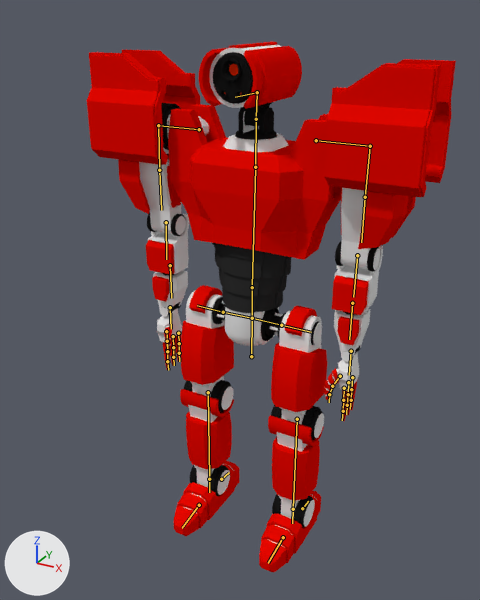
The Blender file Blender Model Source/strong_walk.blend: old version first, new version second.
The view is the same before and after, from a camera (50 mm lens) standing at (1.29, -2.39, 2.47) and looking at (-0.05, 0.06, 1.25). The axes (+X, +Y, +Z) are drawn at lower left. The lights are the same throughout. The bones that bend it are drawn over the model as lines.
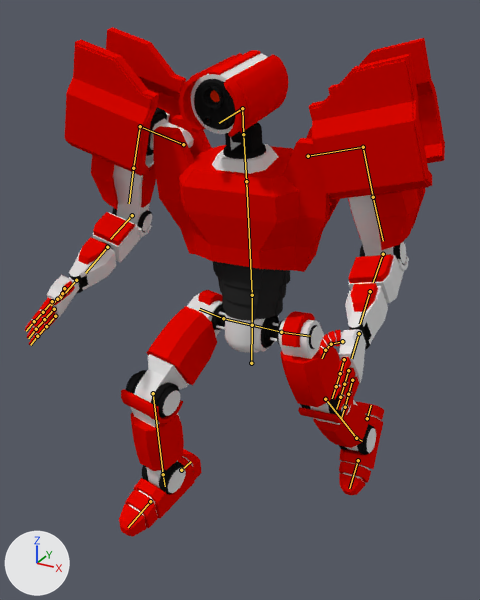
The newer file adds an action. The first version stands in its rest pose; the second is drawn at frame 14 of the action 'ArmatureAction'.

Location of each change, (x1, y1, x2, y2) in pixels of the pictures (480 x 600 px):
'Cylinder', posed (14% wider)
    before: (87, 42, 456, 573)
    after: (25, 27, 445, 537)
bone 'dick', root to tip
    before: (251, 356) to (252, 318)
    after: (251, 363) to (252, 325)
bone 'hip.l', root to tip
    before: (252, 318) to (281, 325)
    after: (252, 325) to (281, 332)
bone 'leg_tilt.l', root to tip
    before: (281, 325) to (311, 332)
    after: (281, 332) to (310, 336)
bone 'knee.l', root to tip
    before: (297, 419) to (293, 509)
    after: (325, 399) to (356, 438)
bone 'foot.l', root to tip
    before: (293, 509) to (292, 523)
    after: (356, 438) to (362, 441)
bone 'foot_1.l', root to tip
    before: (283, 537) to (268, 563)
    after: (358, 460) to (349, 488)
bone 'torso_4', root to tip
    before: (252, 287) to (255, 167)
    after: (252, 295) to (246, 181)
bone 'neck', root to tip
    before: (255, 167) to (256, 119)
    after: (246, 181) to (243, 134)
bone 'shoulder_raise.l', root to tip
    before: (316, 140) to (370, 146)
    after: (308, 156) to (363, 147)
bone 'elbow.l', root to tip
    before: (357, 255) to (353, 297)
    after: (383, 254) to (373, 282)
bone 'shoulder_raise.r', root to tip
    before: (199, 129) to (158, 125)
    after: (183, 144) to (140, 126)
bone 'elbow.r', root to tip
    before: (166, 222) to (166, 259)
    after: (132, 215) to (110, 239)
bone 'hip.r', root to tip
    before: (252, 318) to (223, 312)
    after: (252, 325) to (223, 318)
bone 'leg_tilt.r', root to tip
    before: (223, 312) to (197, 305)
    after: (223, 318) to (199, 309)
bone 'knee.r', root to tip
    before: (208, 392) to (209, 479)
    after: (153, 393) to (163, 474)

Edits to the bpy script that builds the scene:
```text
Change bone_dick:
    where bone_dick = bpy.data.objects['Armature'].pose.bones['dick']
    bone_dick.location: (0.0, 0.0, 0.0) -> (0.0, -0.036, 0.0)
Change bone_hip_l:
    where bone_hip_l = bpy.data.objects['Armature'].pose.bones['hip.l']  # child of 'dick'
    bone_hip_l.rotation_euler: (0.0, 0.0, 0.0) -> (0.0, 0.436, 0.0)  # degrees (0, 0, 0) -> degrees (0, 25, 0)
Change bone_leg_tilt_l:
    where bone_leg_tilt_l = bpy.data.objects['Armature'].pose.bones['leg_tilt.l']  # child of 'hip.l'
    bone_leg_tilt_l.rotation_euler: (0.0, 0.0, 0.0) -> (0.14, 0.0, 0.0)  # degrees (0, 0, 0) -> degrees (8, 0, 0)
Change bone_knee_l:
    where bone_knee_l = bpy.data.objects['Armature'].pose.bones['knee.l']  # child of 'leg_tilt.l'
    bone_knee_l.rotation_euler: (0.0, 0.0, 0.0) -> (0.262, 0.0, 0.0)  # degrees (0, 0, 0) -> degrees (15, 0, 0)
Change bone_foot_l:
    where bone_foot_l = bpy.data.objects['Armature'].pose.bones['foot.l']  # child of 'knee.l'
    bone_foot_l.rotation_euler: (0.0, 0.0, 0.0) -> (-0.175, 0.0, 0.0)  # degrees (0, 0, 0) -> degrees (-10, 0, 0)
Change bone_foot_1_l:
    where bone_foot_1_l = bpy.data.objects['Armature'].pose.bones['foot_1.l']  # child of 'foot.l'
    bone_foot_1_l.rotation_euler: (0.0, 0.0, 0.0) -> (0.367, 0.0, 0.0)  # degrees (0, 0, 0) -> degrees (21, 0, 0)
Change bone_torso_4:
    where bone_torso_4 = bpy.data.objects['Armature'].pose.bones['torso_4']  # child of 'lean'
    bone_torso_4.rotation_euler: (0.0, 0.0, 0.0) -> (0.175, 0.0873, 0.0)  # degrees (0, 0, 0) -> degrees (10, 5, 0)
Change bone_neck:
    where bone_neck = bpy.data.objects['Armature'].pose.bones['neck']  # child of 'torso_4'
    bone_neck.rotation_euler: (0.0, 0.0, 0.0) -> (0.0, -0.0873, 0.0)  # degrees (0, 0, 0) -> degrees (0, -5, 0)
Change bone_shoulder_raise_l:
    where bone_shoulder_raise_l = bpy.data.objects['Armature'].pose.bones['shoulder_raise.l']  # child of 'torso_4'
    bone_shoulder_raise_l.rotation_euler: (0.0, 0.0, 0.0) -> (0.244, 0.0, 0.0)  # degrees (0, 0, 0) -> degrees (14, 0, 0)
Change bone_elbow_l:
    where bone_elbow_l = bpy.data.objects['Armature'].pose.bones['elbow.l']  # child of 'elbow_rotate.l'
    bone_elbow_l.rotation_euler: (0.0, 0.0, 0.0) -> (-1.361, 0.0, 0.0)  # degrees (0, 0, 0) -> degrees (-78, 0, 0)
Change bone_shoulder_raise_r:
    where bone_shoulder_raise_r = bpy.data.objects['Armature'].pose.bones['shoulder_raise.r']  # child of 'torso_4'
    bone_shoulder_raise_r.rotation_euler: (0.0, 0.0, 0.0) -> (0.0, 0.0, 0.297)  # degrees (0, 0, 0) -> degrees (0, 0, 17)
Change bone_elbow_r:
    where bone_elbow_r = bpy.data.objects['Armature'].pose.bones['elbow.r']  # child of 'elbow_rotate.r'
    bone_elbow_r.rotation_euler: (0.0, 0.0, 0.0) -> (-1.309, 0.0, 0.0)  # degrees (0, 0, 0) -> degrees (-75, 0, 0)
Change bone_hip_r:
    where bone_hip_r = bpy.data.objects['Armature'].pose.bones['hip.r']  # child of 'dick'
    bone_hip_r.rotation_euler: (0.0, 0.0, 0.0) -> (0.0, 0.96, 0.0)  # degrees (0, 0, 0) -> degrees (0, 55, 0)
Change bone_leg_tilt_r:
    where bone_leg_tilt_r = bpy.data.objects['Armature'].pose.bones['leg_tilt.r']  # child of 'hip.r'
    bone_leg_tilt_r.rotation_euler: (0.0, 0.0, 0.0) -> (0.14, 0.0, 0.0)  # degrees (0, 0, 0) -> degrees (8, 0, 0)
Change bone_knee_r:
    where bone_knee_r = bpy.data.objects['Armature'].pose.bones['knee.r']  # child of 'leg_tilt.r'
    bone_knee_r.rotation_euler: (0.0, 0.0, 0.0) -> (1.134, 0.0, 0.0)  # degrees (0, 0, 0) -> degrees (65, 0, 0)
```
